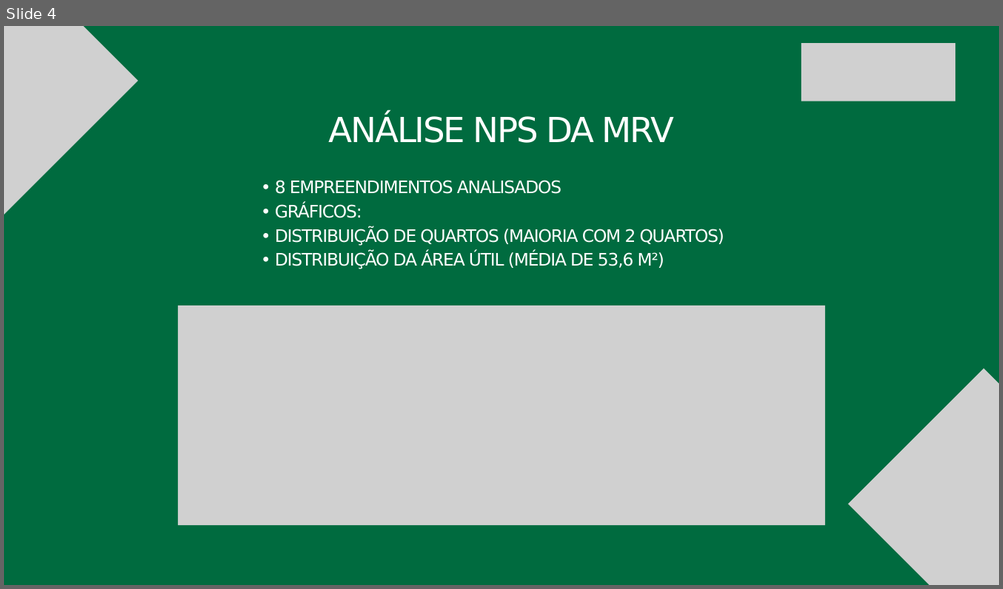
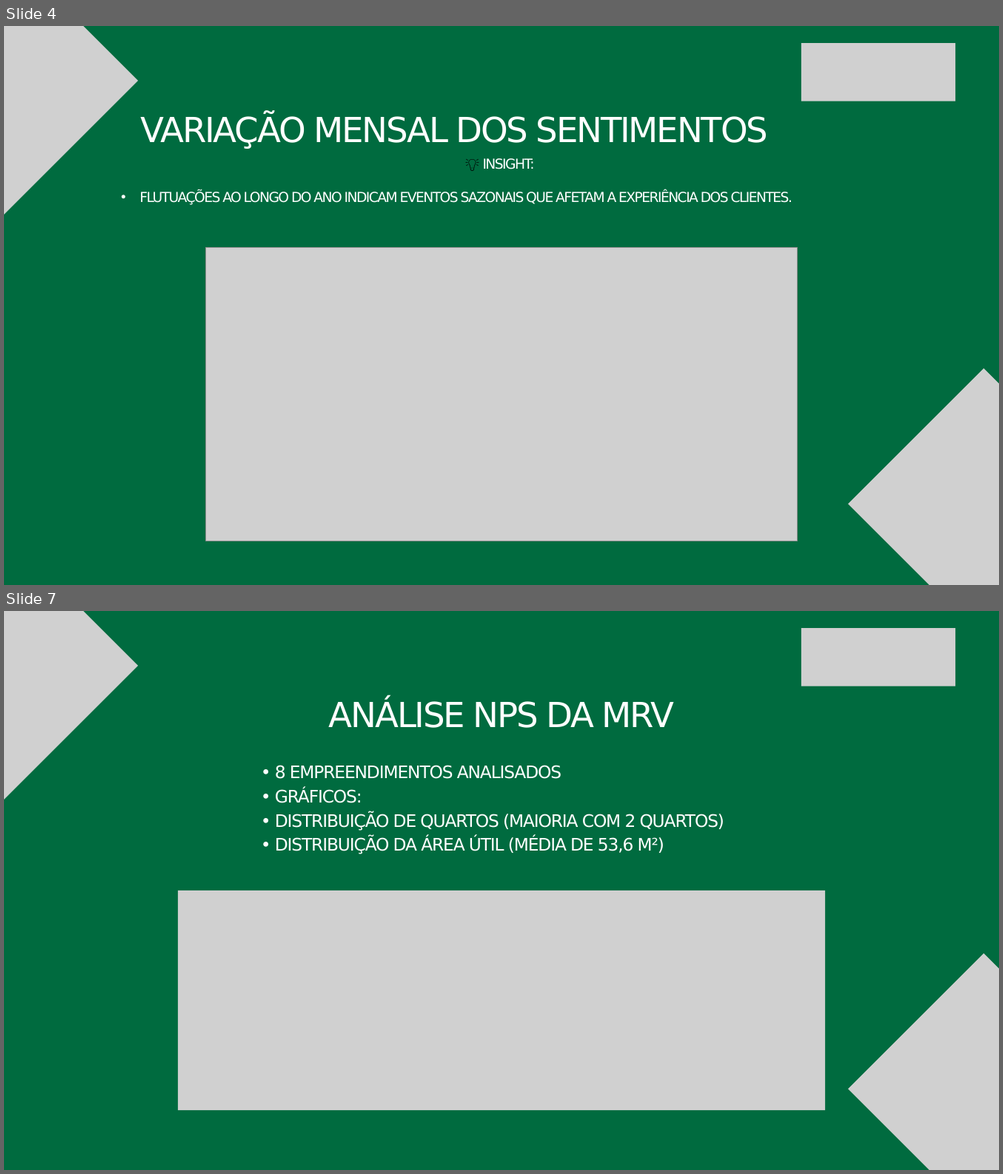
Before and after one commit to AndreFideles/desafio-processo-seletivo-mrv-2025, a slide deck: Case NPS - MRV Canva.pptx. Shown one above the other, each under a label of ours: slide 4 before the commit, slides 4 and 7 after it; the slides between them are not shown. The pictures are 1003x589 and 1003x1174 pixels, drawn with LibreOffice and Linux fonts; fonts in the diff are those of the drawing; grey boxes stand for pictures. Boxes give left, top, right and bottom in pixels: in the first picture for what was removed or moved away, otherwise in the second. Text is boxed around its words. In the diff, an @@ line names an element or a change of style, - is before the commit and + after.

```diff
--- a/Case NPS - MRV Canva.pptx
+++ b/Case NPS - MRV Canva.pptx
@@ slide 4 added at bbox=[4, 26, 999, 585], background #006B3F @@
@@ picture added at bbox=[4, 26, 138, 216] @@
@@ picture added at bbox=[801, 43, 956, 101] @@
@@ text added at bbox=[141, 116, 768, 149], 50 pt, text #FFFFFF @@
+VARIAÇÃO MENSAL DOS SENTIMENTOS
@@ text added at bbox=[139, 158, 792, 205], 20 pt, text #FFFFFF @@
+💡 INSIGHT:
+• FLUTUAÇÕES AO LONGO DO ANO INDICAM EVENTOS SAZONAIS QUE AFETAM A EXPERIÊNCIA DOS CLIENTES.
@@ picture added at bbox=[205, 248, 797, 541] @@
@@ picture added at bbox=[848, 369, 999, 585] @@
@@ what was slide 4 is now slide 7 @@
```
Also in this commit, not shown: 1 slide changed, 4 other slides added, 2 slides removed.
